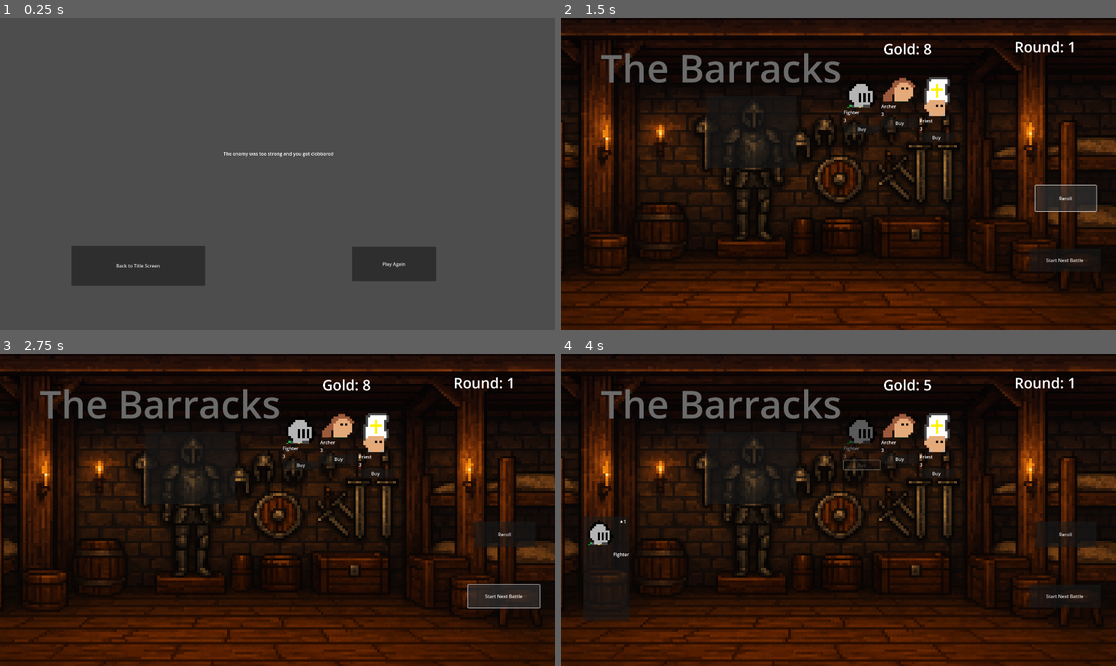
Above: before the commit, frames 1-4 (two rows, left to right).
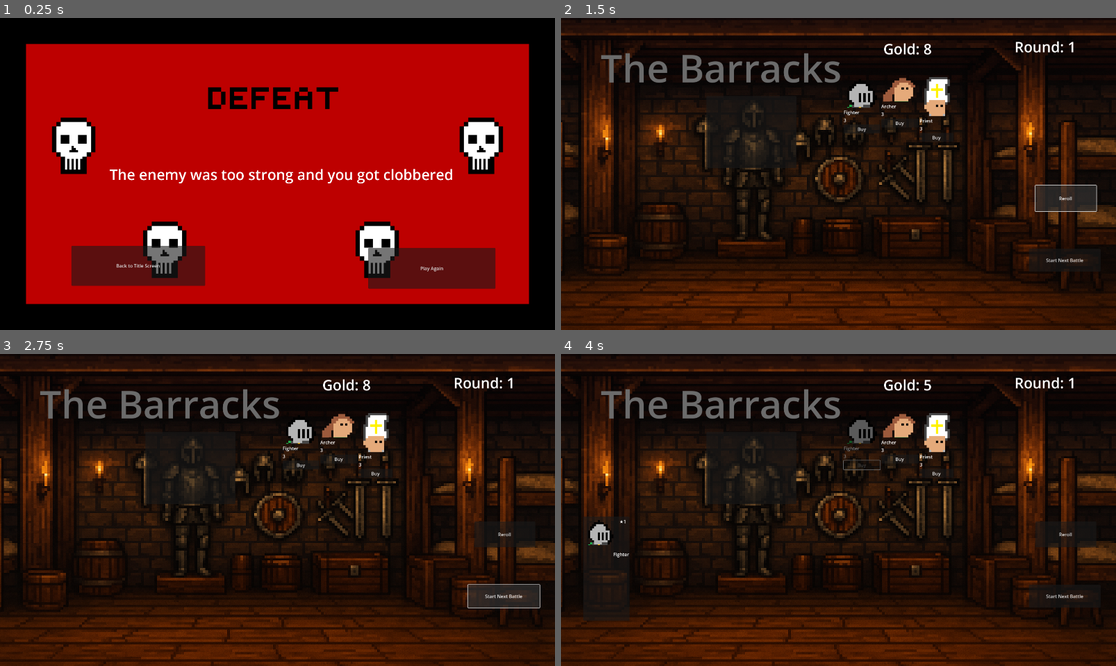
Above: after the commit, the same moments.

Repository: klaswell16/auto_battler
Game: Godot game, scene res://scenes/defeat_screen.tscn
Same seed, same stepped clock (60 frames per second), same inputs: the game is played once before the commit and once after it. This scene is started directly instead of the project's main scene. The engine's default icon, where the game draws it, is replaced by a stand-in: a white triangle on a blue panel in a dark square.
Inputs:
- Up to frame 1 (0.25 s): no input
- Up to frame 2 (1.5 s): click "Play Again" at 0.5 s; click "Reroll" at 1.25 s
- Up to frame 3 (2.75 s): click "Start Next Battle" at 2 s
- Up to frame 4 (4 s): click "Start Next Battle" at 2.75 s; click "Buy" at 3.5 s

The runs differ from the first frame. In frame 1, 100% of the frame differs, in the area x 0-100%, y 0-100%; in frame 2, less than 0.1%; in frame 3, less than 0.1%; in frame 4, less than 0.1%.

Commit message:
Add defeat and victory backgrounds

Diff:
--- a/scenes/defeat_screen.tscn
+++ b/scenes/defeat_screen.tscn
@@ -1,23 +1,26 @@
-[gd_scene load_steps=2 format=3 uid="uid://bk8dirvi5vqxs"]
+[gd_scene load_steps=3 format=3 uid="uid://bk8dirvi5vqxs"]
 
 [ext_resource type="Script" uid="uid://drv3doqk8roe1" path="res://scripts/defeat_screen.gd" id="1_up55u"]
+[ext_resource type="Texture2D" uid="uid://c5fjui4e6mn6f" path="res://sprites/af0d0541f5830f0.png" id="2_ws5tn"]
 
 [node name="DefeatScreen" type="Control"]
 layout_mode = 3
 anchors_preset = 0
 script = ExtResource("1_up55u")
 
-[node name="TextureRect" type="TextureRect" parent="."]
+[node name="BG" type="TextureRect" parent="."]
 layout_mode = 0
 offset_right = 1920.0
 offset_bottom = 1080.0
+texture = ExtResource("2_ws5tn")
 
 [node name="Label" type="Label" parent="."]
 layout_mode = 0
-offset_left = 685.0
-offset_top = 409.0
-offset_right = 1243.0
-offset_bottom = 530.0
+offset_left = 379.0
+offset_top = 481.0
+offset_right = 1568.0
+offset_bottom = 602.0
+theme_override_font_sizes/font_size = 50
 text = "The enemy was too strong and you got clobbered"
 horizontal_alignment = 1
 vertical_alignment = 1
@@ -32,10 +35,10 @@
 
 [node name="PlayAgainButton" type="Button" parent="."]
 layout_mode = 0
-offset_left = 1218.0
-offset_top = 792.0
-offset_right = 1509.0
-offset_bottom = 911.0
+offset_left = 1274.0
+offset_top = 796.0
+offset_right = 1714.0
+offset_bottom = 937.0
 text = "Play Again"
 
 [connection signal="pressed" from="TitleButton" to="." method="_on_title_button_pressed"]
--- a/scenes/victory_screen.tscn
+++ b/scenes/victory_screen.tscn
@@ -1,6 +1,7 @@
-[gd_scene load_steps=2 format=3 uid="uid://dnqy0qs8ausia"]
+[gd_scene load_steps=3 format=3 uid="uid://dnqy0qs8ausia"]
 
 [ext_resource type="Script" uid="uid://jveh2g6n81q" path="res://scripts/victory_screen.gd" id="1_ujlt3"]
+[ext_resource type="Texture2D" uid="uid://d22uy5hm4n6qu" path="res://sprites/9.webp" id="2_wdgif"]
 
 [node name="VictoryScreen" type="Control"]
 layout_mode = 3
@@ -11,13 +12,14 @@
 layout_mode = 0
 offset_right = 1920.0
 offset_bottom = 1080.0
+texture = ExtResource("2_wdgif")
 
 [node name="Label" type="Label" parent="."]
 layout_mode = 0
-offset_left = -1.0
-offset_top = 275.0
-offset_right = 1916.0
-offset_bottom = 767.0
+offset_left = 5.0
+offset_top = 11.0
+offset_right = 1922.0
+offset_bottom = 503.0
 theme_override_font_sizes/font_size = 116
 text = "You are the last one standing!
 You Win!"
--- a/scripts/MusicManager.gd
+++ b/scripts/MusicManager.gd
@@ -1,16 +1,15 @@
 extends Node
 
 
-@export var main_theme: AudioStream  # set this in the Inspector
+@export var main_theme: AudioStream
 
 var _player: AudioStreamPlayer
 
 func _ready() -> void:
-	# Create the audio player once
+	# Create the audio player
 	_player = AudioStreamPlayer.new()
 	add_child(_player)
 
-	# Optional: route through "Music" bus if you have one
 	_player.bus = "Music"
 
 	# Loop the track
--- a/scripts/battle_context.gd
+++ b/scripts/battle_context.gd
@@ -46,7 +46,7 @@
 		if indices.size() < 3:
 			return  # not enough to merge at this star level
 
-		# We have at least 3 → consume exactly 3 to make 1 upgraded
+		# We have at least 3
 		indices.sort()
 
 		# Remove 3 from highest index down so indices don't shift
@@ -61,7 +61,7 @@
 
 		print("Upgraded ", data.display_name, " to ", upgraded.star, "-star!")
 
-		# Now see if we can merge at the next star level (e.g. 2★ → 3★)
+
 		star += 1
 
 func is_bench_full() -> bool:
@@ -72,18 +72,18 @@
 	if data == null:
 		return
 
-	# Start with a new 1★ instance
+	# Start with a new 1 star instance
 	var inst := UnitInstance.new()
 	inst.data = data
 	inst.star = 1
 	owned_units.append(inst)
 
-	# Try to merge 1★ → 2★, 2★ → 3★, etc.
+	# Try to merge
 	_try_merge(data, 1)
 
 
 func _squash_unit_instances(data: ChampionData) -> void:
-	# Keep exactly ONE instance of this unit
+	# Keep exactly 1 instance of this unit
 	var indices: Array[int] = []
 
 	for i in owned_units.size():
@@ -95,7 +95,7 @@
 
 	indices.sort()  # ascending
 
-	# Keep the first; remove all others (from end so indices don't shift)
+	# Keep the first; remove all others
 	for j in range(indices.size() - 1, 0, -1):
 		owned_units.remove_at(indices[j])
 
--- a/scripts/champion.gd
+++ b/scripts/champion.gd
@@ -43,7 +43,7 @@
 		display_name = d.display_name
 		star_level = max(1, star_level_in)
 
-		# Star multiplier: 1★ = 1.0, 2★ = 1.5, 3★ = 2.0
+		# Star multiplier: 1 = 1.0, 2 = 1.5, 3 = 2.0
 		var star_mult: float = 1.0 + 0.5 * float(star_level - 1)
 
 		max_hp = int(d.max_hp * stat_mult * star_mult)
@@ -66,7 +66,7 @@
 	hp = clamp(value, 0, max_hp)
 	if is_instance_valid(hp_bar):
 		hp_bar.value = hp
-	# Visual feedback on death (but don't free yet)
+	# Visual feedback on death
 	if hp <= 0:
 		modulate = Color(0.4, 0.4, 0.4) # grey them out
 
@@ -111,7 +111,7 @@
 
 	_play_random_attack_sound()
 
-	# --- Lunge towards the target ---
+	# lunges
 	var start_pos: Vector2 = global_position
 	var dir: Vector2 = (target.global_position - start_pos).normalized()
 	var lunge_pos: Vector2 = start_pos + dir * 20.0  # how far to jump
@@ -120,14 +120,14 @@
 	tween.tween_property(self, "global_position", lunge_pos, 0.08)
 	tween.tween_property(self, "global_position", start_pos, 0.12)
 
-	# Wait until the lunge forward + back is done
+	# Wait until the lunge forward is done
 	await tween.finished
 
-	# --- Hit flash on the target ---
+	# hit flash on target
 	var original_modulate := target.modulate
 	target.modulate = Color(1, 0.5, 0.5)  # light red
 	await get_tree().create_timer(0.1).timeout
 	target.modulate = original_modulate
 
-	# --- Apply damage AFTER the animation ---
+	# apply damage after animation
 	target.take_damage(power)
--- a/scripts/champion_data.gd
+++ b/scripts/champion_data.gd
@@ -8,7 +8,7 @@
 @export var speed: int = 10
 
 @export var body_texture: Texture2D        # main in-battle sprite
-@export var portrait_texture: Texture2D    # for your PortraitButton
+@export var portrait_texture: Texture2D    # for PortraitButton
 
 @export var cost: int = 3
 @export var tier: int = 1
--- a/scripts/enemy_level.gd
+++ b/scripts/enemy_level.gd
@@ -2,5 +2,5 @@
 class_name EnemyLevel
 
 @export var display_name: String = "Round 1"
-@export var enemies: Array[ChampionData] = []   # which units appear this round
-@export var stat_multiplier: float = 1.0        # how hard this round is
+@export var enemies: Array[ChampionData] = []   # which units appear for the round
+@export var stat_multiplier: float = 1.0        # how hard the round is
--- a/scripts/shop.gd
+++ b/scripts/shop.gd
@@ -43,7 +43,7 @@
 		if is_instance_valid(slot):
 			slot.queue_free()
 	current_slots.clear()
-
+# rerolls shop
 func roll_shop() -> void:
 	clear_slots()
 	if available_units.is_empty():
@@ -67,7 +67,7 @@
 		current_slots.append(slot)
 
 
-
+# shows unit stats
 func _on_shop_slot_mouse_entered(data: ChampionData) -> void:
 	_show_unit_info(data, 1)
 
@@ -130,11 +130,11 @@
 		pb.star_rank = star
 		pb.disabled = false
 
-		# Hover → show effective stats for THIS star level
+		# show effective stats for this star level
 		pb.mouse_entered.connect(_on_owned_portrait_mouse_entered.bind(data, star))
 		pb.mouse_exited.connect(_on_owned_portrait_mouse_exited)
 
-		# Click → select / swap
+		# swapping units
 		pb.pressed.connect(_on_owned_portrait_pressed.bind(i))
 
 
--- a/scripts/shop_slot.gd
+++ b/scripts/shop_slot.gd
@@ -10,7 +10,7 @@
 var cost: int = 0
 
 signal buy_pressed(slot: ShopSlot, data: ChampionData, cost: int)
-#                    ^^^^^ send self too
+
 
 func _ready() -> void:
 	if buy_button:
@@ -34,5 +34,5 @@
 func _on_buy_button_pressed() -> void:
 	if data == null:
 		return
-	# emit *this* slot along with the data
+	# emit this slot along with the data
 	emit_signal("buy_pressed", self, data, cost)
--- a/ui/damage_number.gd
+++ b/ui/damage_number.gd
@@ -7,13 +7,13 @@
 	label.text = str(amount)
 
 func _ready() -> void:
-	# Float up slowly over 1.2 seconds
+	# Float up slowly
 	var tween := create_tween().set_trans(Tween.TRANS_SINE).set_ease(Tween.EASE_OUT)
 
-	# Move up farther for a slower feel
+
 	tween.tween_property(self, "position:y", position.y - 40, 1.2)
 
-	# Fade out over the same duration
+	# Fade out
 	tween.parallel().tween_property(self, "modulate:a", 0.0, 1.2)
 
 	tween.finished.connect(queue_free)
Binary file added: sprites/9.webp
Not shown, added: sprites/9.webp.import
Binary file added: sprites/af0d0541f5830f0.png
Not shown, added: sprites/af0d0541f5830f0.png.import
